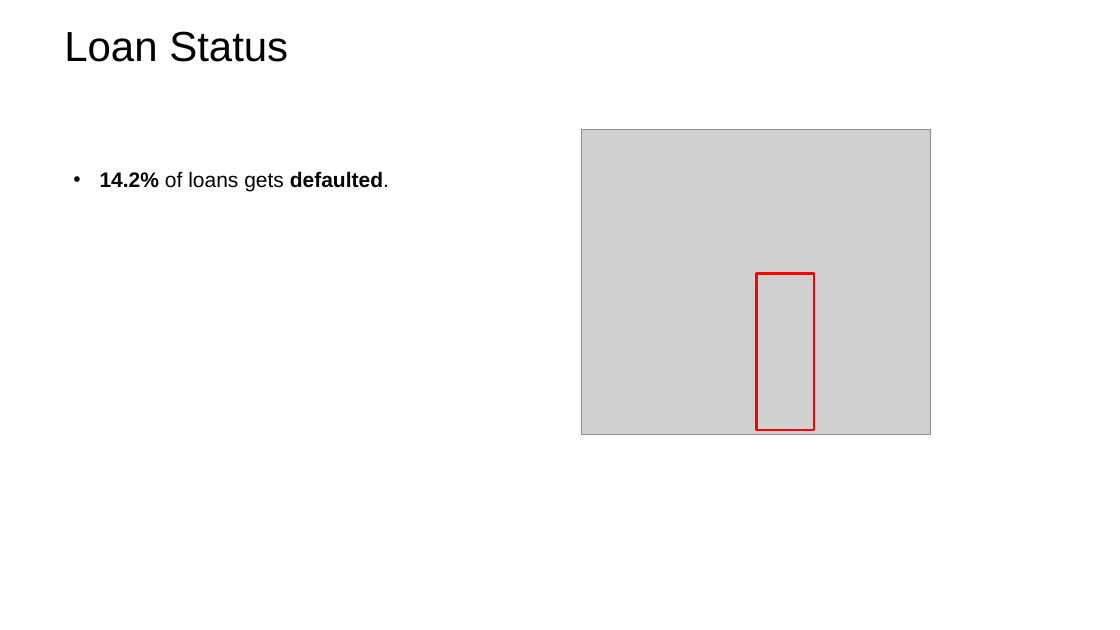
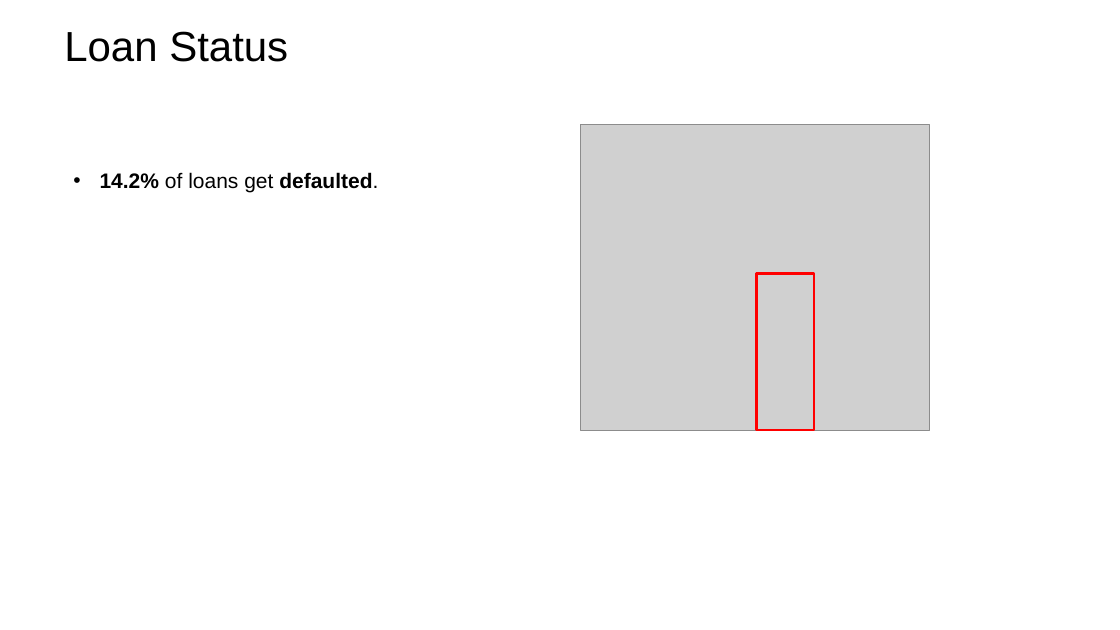
Before and after one commit to irish-luong/LandingClubCaseStudy, a slide deck: slide 4 of lending_club_case_study.pptx (slide 5 before the commit). Drawn at 1120x630 pixels with LibreOffice and Linux fonts; fonts in the diff are those of the drawing; grey boxes stand for pictures; background and template pictures are left out. Boxes give left, top, right and bottom in pixels: in the first picture for what was removed or moved away, otherwise in the second. Text is boxed around its words. In the diff, an @@ line names an element or a change of style, - is before the commit and + after.

```diff
--- a/lending_club_case_study.pptx
+++ b/lending_club_case_study.pptx
@@ picture: place and size @@
-picture at [581, 129, 931, 435]
+picture at [581, 124, 930, 430]
@@ text at [100, 172, 378, 192]: text changed @@
-• 14.2% of loans gets defaulted.
+• 14.2% of loans get defaulted.
```
Also in this commit, not shown: 12 other slides changed, 1 slide added, 1 slide removed.
